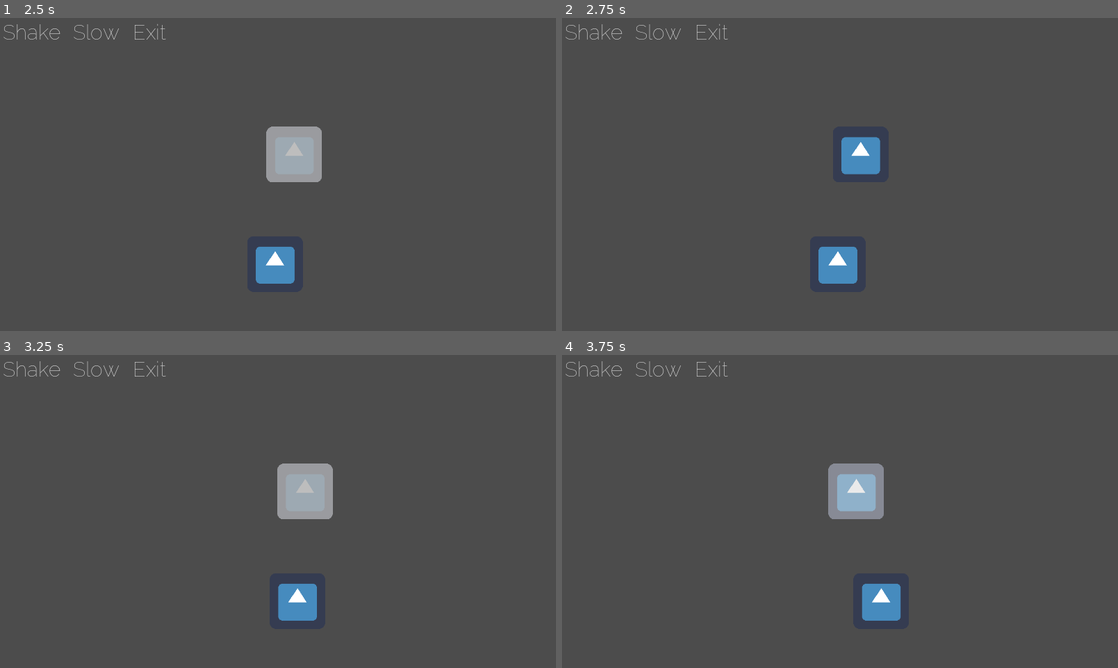
Above: before the commit, frames 1-4 (two rows, left to right).
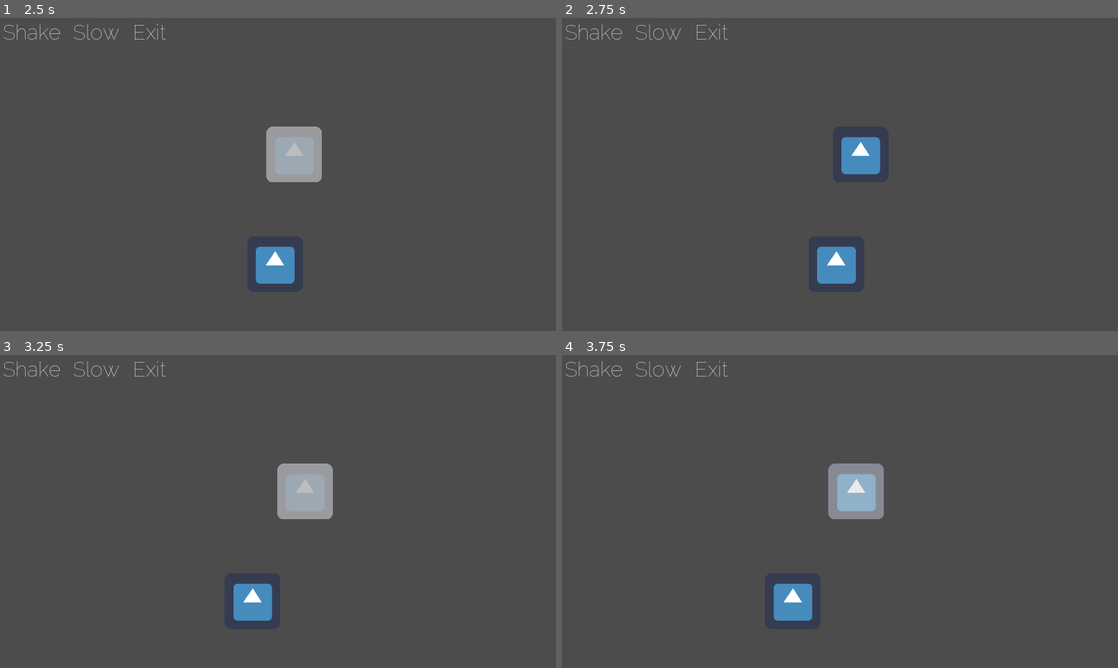
Above: after the commit, the same moments.

Repository: Dexterminator/godot-jam-template
Game: Godot game, scene res://scenes/Title/Title.tscn
The game is run twice, just before and just after one commit, with the same random seed, the same clock (stepped at 60 frames per second) and the same inputs. The engine's default icon, where the game draws it, is replaced by a stand-in: a white triangle on a blue panel in a dark square.
Inputs:
- Up to frame 1 (2.5 s): tap Enter (ui_accept) at 0.5, 0.77, 1.52 s; hold D (right) 0.53-1.28 s; tap J (action1) at 0.6, 1.35, 2.1 s; hold Down (ui_down) 1.28-2.03 s; hold D (right) from 2.03 s (still down)
- Up to frame 2 (2.75 s): keep holding D (right)
- Up to frame 3 (3.25 s): release D (right) at 2.78 s; hold Up (ui_up) from 2.78 s (still down); tap J (action1) at 2.85 s; tap Enter (ui_accept) at 3.02 s
- Up to frame 4 (3.75 s): release Up (ui_up) at 3.53 s; hold A (left) from 3.53 s (still down); tap J (action1) at 3.6 s

Frame 1 is identical in both runs. In frame 2, less than 0.1% of the frame differs, in the area x 45-54%, y 73-85%; in frame 3, 1.6%, in the area x 42-57%, y 73-85%; in frame 4, 1.6%.

Commit message:
Update state machines

Diff:
--- /dev/null
+++ b/entities/enemy/Enemy.gd
@@ -0,0 +1,4 @@
+extends Sprite
+class_name Enemy
+
+onready var sprite = $Sprite
--- a/entities/enemy/Enemy.tscn
+++ b/entities/enemy/Enemy.tscn
@@ -1,12 +1,14 @@
-[gd_scene load_steps=4 format=2]
+[gd_scene load_steps=5 format=2]
 
 [ext_resource path="res://icon.png" type="Texture" id=1]
 [ext_resource path="res://entities/enemy/EnemySM.gd" type="Script" id=2]
 [ext_resource path="res://shaders/flash.tres" type="Material" id=3]
+[ext_resource path="res://entities/enemy/Enemy.gd" type="Script" id=4]
 
 [node name="Enemy" type="Sprite"]
 material = ExtResource( 3 )
 texture = ExtResource( 1 )
+script = ExtResource( 4 )
 
 [node name="EnemySM" type="Node" parent="."]
 script = ExtResource( 2 )
--- a/entities/enemy/EnemySM.gd
+++ b/entities/enemy/EnemySM.gd
@@ -1,16 +1,18 @@
-extends "res://utils/simple_state_machine.gd"
+extends SimpleStateMachine
+
+onready var o : Enemy = owner
 
 func _ready():
-	_change_state("chilling")
+	transition_to("state_chilling")
 
-func chilling(_delta):
+func state_chilling(_delta):
 	if Time.exceeded(ts_started_state, 2):
-		start_moving()
+		start_state_moving()
 
-func start_moving():
-	_change_state("moving", {"direction": Vector2.RIGHT if randf() > 0.5 else Vector2.LEFT})
+func start_state_moving():
+	transition_to("state_moving", {"direction": Vector2.RIGHT if randf() > 0.5 else Vector2.LEFT})
 
-func moving(delta):
+func state_moving(delta):
 	o.global_position += 100 * delta * data.direction
 	if Time.exceeded(ts_started_state, 2):
-		_change_state("chilling")
+		transition_to("state_chilling")
--- a/entities/player/Player.gd
+++ b/entities/player/Player.gd
@@ -1,4 +1,5 @@
 extends KinematicBody2D
+class_name Player
 
 onready var state_machine = $StateMachine
 onready var sprite = $Sprite
--- a/entities/player/default.gd
+++ b/entities/player/default.gd
@@ -5,7 +5,7 @@
 
 func update(_delta):
 	if Input.is_action_just_pressed("action1"):
-		emit_signal("transition", "fading", {})
+		transition_to("fading")
 	elif Input.is_action_pressed("left"):
 		direction = Vector2.LEFT
 	elif Input.is_action_pressed("right"):
--- a/entities/player/flashing.gd
+++ b/entities/player/flashing.gd
@@ -4,7 +4,7 @@
 
 func _hello():
 	print("hello")
-	emit_signal("transition", "default", {})
+	transition_to("default")
 
 func enter(_data):
 	ts_started = Time.now
--- a/entities/player/player_state.gd
+++ b/entities/player/player_state.gd
@@ -1 +1,3 @@
-extends "res://utils/state.gd"
+extends State
+
+onready var o : Player = owner
--- a/project.godot
+++ b/project.godot
@@ -14,6 +14,16 @@
 "language": "GDScript",
 "path": "res://utils/constants.gd"
 }, {
+"base": "Sprite",
+"class": "Enemy",
+"language": "GDScript",
+"path": "res://entities/enemy/Enemy.gd"
+}, {
+"base": "KinematicBody2D",
+"class": "Player",
+"language": "GDScript",
+"path": "res://entities/player/Player.gd"
+}, {
 "base": "Reference",
 "class": "Set",
 "language": "GDScript",
@@ -23,11 +33,25 @@
 "class": "ShakeCamera2D",
 "language": "GDScript",
 "path": "res://utils/ShakeCamera2D.gd"
+}, {
+"base": "Node",
+"class": "SimpleStateMachine",
+"language": "GDScript",
+"path": "res://utils/simple_state_machine.gd"
+}, {
+"base": "Node",
+"class": "State",
+"language": "GDScript",
+"path": "res://utils/state.gd"
 } ]
 _global_script_class_icons={
 "Constants": "",
+"Enemy": "",
+"Player": "",
 "Set": "",
-"ShakeCamera2D": ""
+"ShakeCamera2D": "",
+"SimpleStateMachine": "",
+"State": ""
 }
 
 [application]
@@ -43,7 +67,6 @@
 Shake="*res://utils/shake.gd"
 Utils="*res://utils/utils.gd"
 SceneChanger="*res://utils/scene_changer/SceneChanger.tscn"
-ANIMA="*res://addons/anima/core/constants.gd"
 
 [display]
 
@@ -54,7 +77,7 @@
 
 [editor_plugins]
 
-enabled=PoolStringArray( "res://addons/anima/plugin.cfg" )
+enabled=PoolStringArray(  )
 
 [input]
 
--- a/scenes/Title/Title.tscn
+++ b/scenes/Title/Title.tscn
@@ -15,7 +15,7 @@
 size = 100
 font_data = ExtResource( 2 )
 
-[node name="Node" type="Node"]
+[node name="Title" type="Node"]
 script = ExtResource( 4 )
 
 [node name="TextureRect" type="TextureRect" parent="."]
--- a/utils/simple_state_machine.gd
+++ b/utils/simple_state_machine.gd
@@ -1,15 +1,13 @@
 extends Node
+class_name SimpleStateMachine
 
-onready var o = owner
 var current_state
 var current_state_name
 var ts_started_state
 var data = {}
 
-func _change_state(state_name, new_data=null):
+func transition_to(state_name, new_data={}):
 	ts_started_state = Time.now
-	if new_data == null:
-		new_data = {}
 	data = new_data
 	current_state = funcref(self, state_name)
 	current_state_name = current_state.function
--- a/utils/state.gd
+++ b/utils/state.gd
@@ -1,8 +1,9 @@
 extends Node
+class_name State
 
 # warning-ignore:unused_signal
 signal transition(next_state_name)
-onready var o = owner
+var state_machine
 
 func enter(_data):
 	pass
@@ -13,17 +14,5 @@
 func update(_delta):
 	pass
 
-func on_hurtbox_entered(_area):
-	pass
-
-func on_hitbox_entered(_area):
-	pass
-
-func on_anim_finished(_anim_name):
-	pass
-
-func on_viewport_entered(_viewport):
-	pass
-
-func on_body_entered(_body):
-	pass
+func transition_to(state_name, data = {}):
+	state_machine.transition_to(state_name, data)
--- a/utils/state_machine.gd
+++ b/utils/state_machine.gd
@@ -8,7 +8,7 @@
 
 func initialize(start_state_name):
 	for state in get_children():
-		state.connect("transition", self, "change_state")
+		state.state_machine = self
 		states_map[state.name] = state
 	current_state_name = start_state_name
 	current_state = states_map[start_state_name]
@@ -17,7 +17,7 @@
 func _physics_process(delta):
 	current_state.update(delta)
 
-func change_state(state_name, data):
+func transition_to(state_name, data = {}):
 	print(state_name)
 	var previous_state_name = current_state_name
 	current_state.exit()
